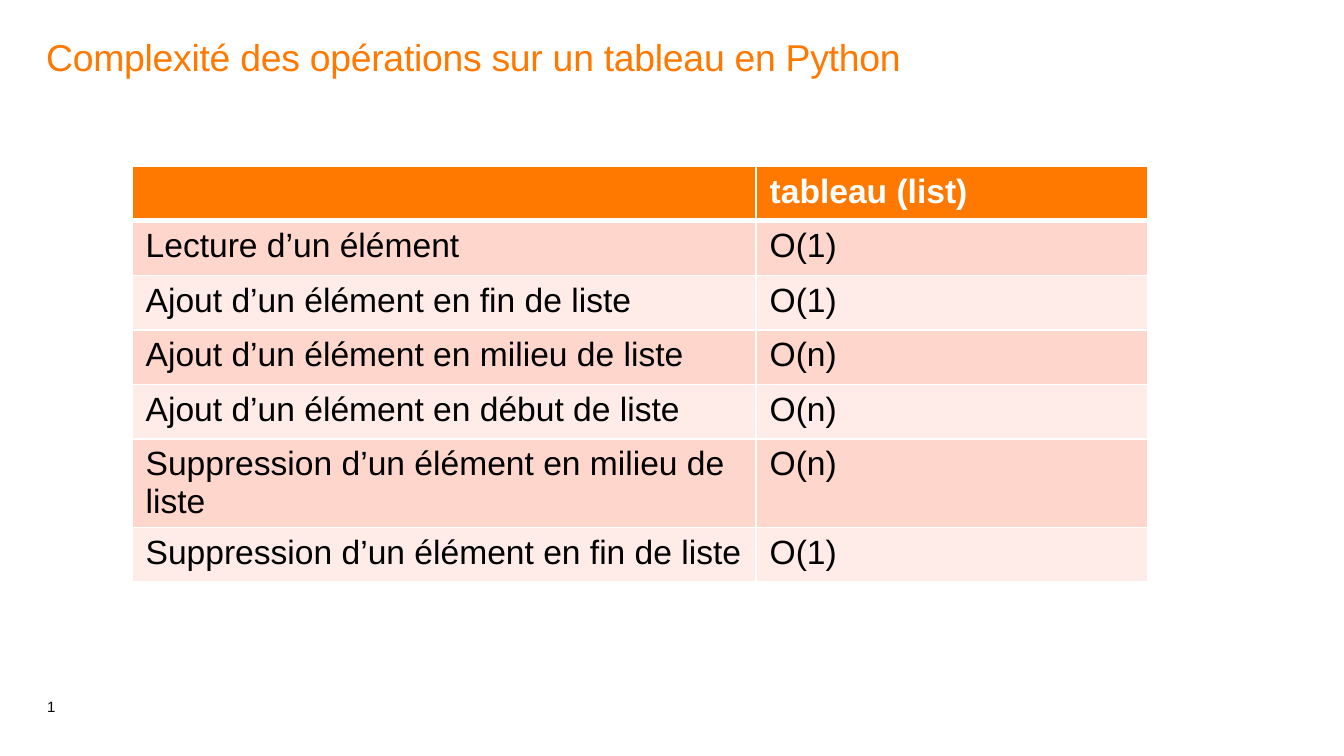
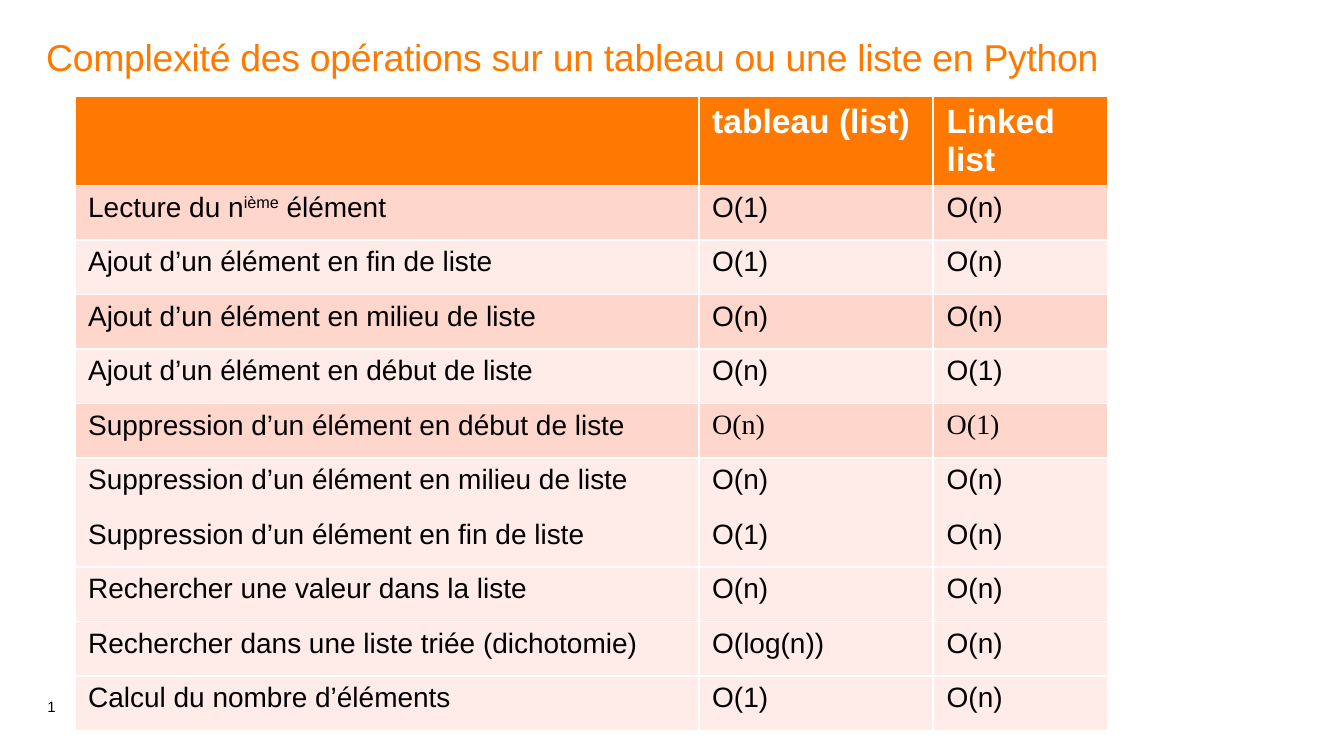
Before and after one commit to gelineau/cours-algo-bsi, a slide deck: slide 1 of 2023-2024/synthèses de cours/complexités.pptx. Drawn at 1344x756 pixels with LibreOffice and Linux fonts; fonts in the diff are those of the drawing. Boxes give left, top, right and bottom in pixels: in the first picture for what was removed or moved away, otherwise in the second. Text is boxed around its words. In the diff, an @@ line names an element or a change of style, - is before the commit and + after.

```diff
--- a/2023-2024/synthèses de cours/complexités.pptx
+++ b/2023-2024/synthèses de cours/complexités.pptx
@@ text at (46,43,1099,79): text changed @@
-Complexité des opérations sur un tableau en Python
+Complexité des opérations sur un tableau ou une liste en Python
@@ table at (75,97,1107,717) @@
- | tableau (list)
-Lecture d’un élément | O(1)
-Ajout d’un élément en fin de liste | O(1)
-Ajout d’un élément en milieu de liste | O(n)
-Ajout d’un élément en début de liste | O(n)
-Suppression d’un élément en milieu de liste | O(n)
-Suppression d’un élément en fin de liste | O(1)
+ | tableau (list) | Linked list
+Lecture du nième élément | O(1) | O(n)
+Ajout d’un élément en fin de liste | O(1) | O(n)
+Ajout d’un élément en milieu de liste | O(n) | O(n)
+Ajout d’un élément en début de liste | O(n) | O(1)
+Suppression d’un élément en début de liste | O(n) | O(1)
+Suppression d’un élément en milieu de liste | O(n) | O(n)
+Suppression d’un élément en fin de liste | O(1) | O(n)
+Rechercher une valeur dans la liste | O(n) | O(n)
+Rechercher dans une liste triée (dichotomie) | O(log(n)) | O(n)
+Calcul du nombre d’éléments | O(1) | O(n)
@@ table: place and size @@
-table at (132,167,1148,582)
+table at (75,97,1107,717)
```
Also in this commit, not shown: 1 slide added, 7 other files.
